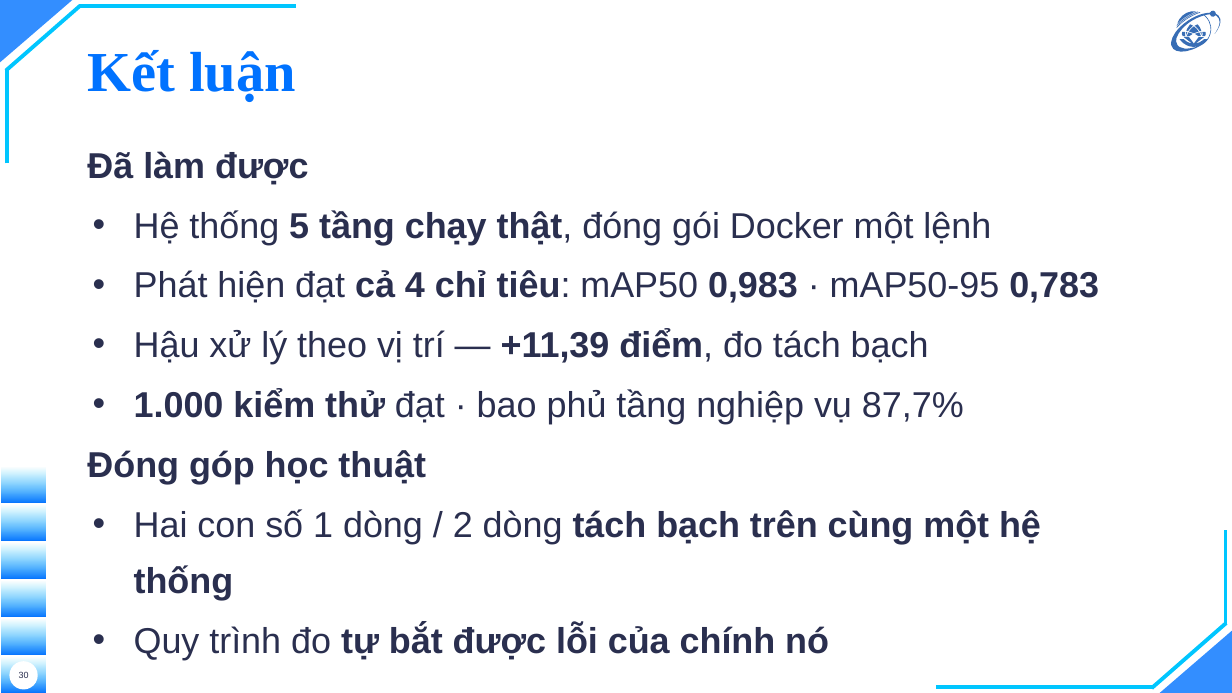
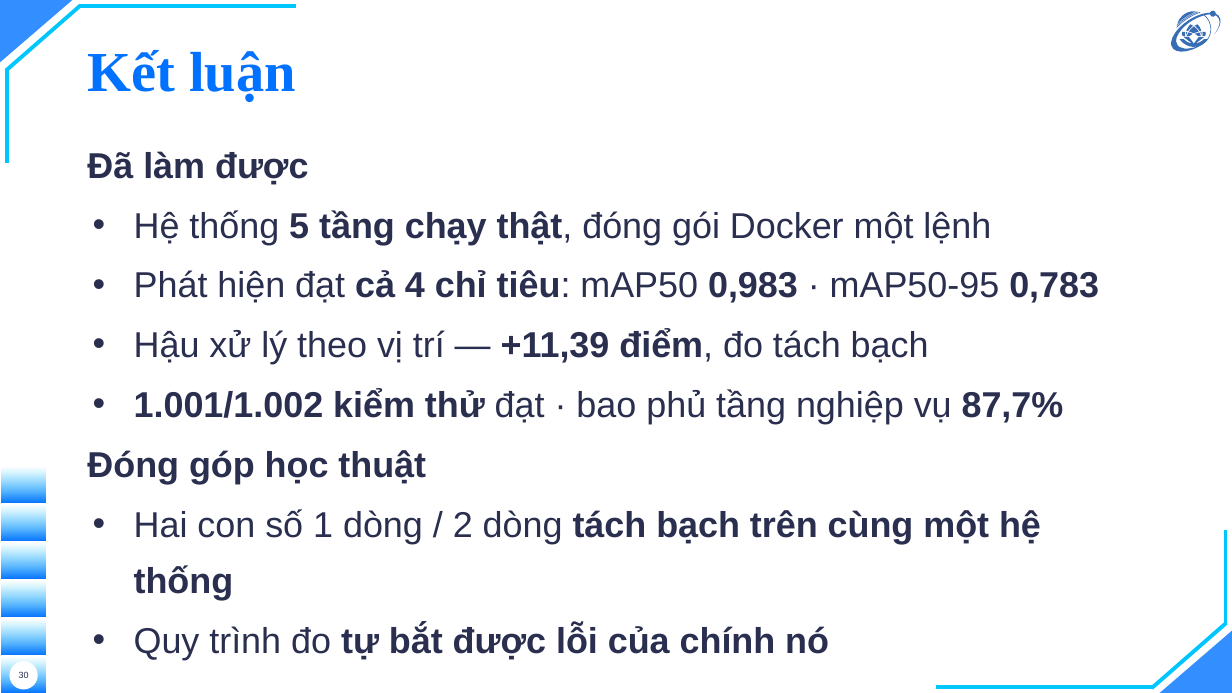
Before and after one commit to hieunguyen2604/alpr-do-an-mon-hoc, a slide deck: slide 30 of docs/slides/slides.pptx. Drawn at 1232x693 pixels with LibreOffice and Linux fonts; fonts in the diff are those of the drawing; background and template pictures are left out. Boxes give left, top, right and bottom in pixels: in the first picture for what was removed or moved away, otherwise in the second. Text is boxed around its words. In the diff, an @@ line names an element or a change of style, - is before the commit and + after.

```diff
--- a/docs/slides/slides.pptx
+++ b/docs/slides/slides.pptx
@@ text at (134, 389, 1064, 424): text changed; bold on @@
-• 1.000 kiểm thử đạt · bao phủ tầng nghiệp vụ 87,7%
+• 1.001/1.002 kiểm thử đạt · bao phủ tầng nghiệp vụ 87,7%
```
Also in this commit, not shown: 6 other slides changed, 22 other files.
